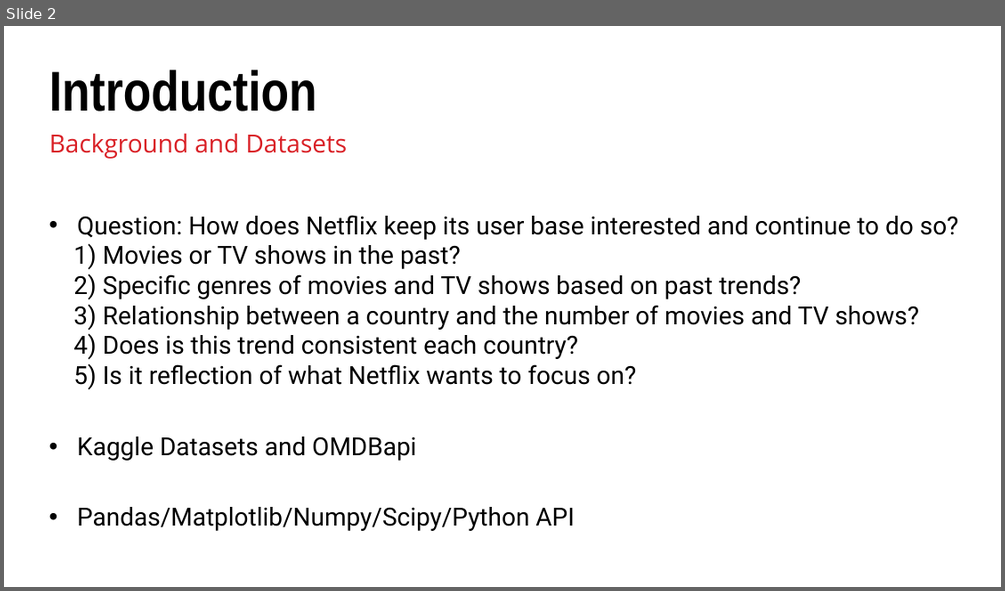
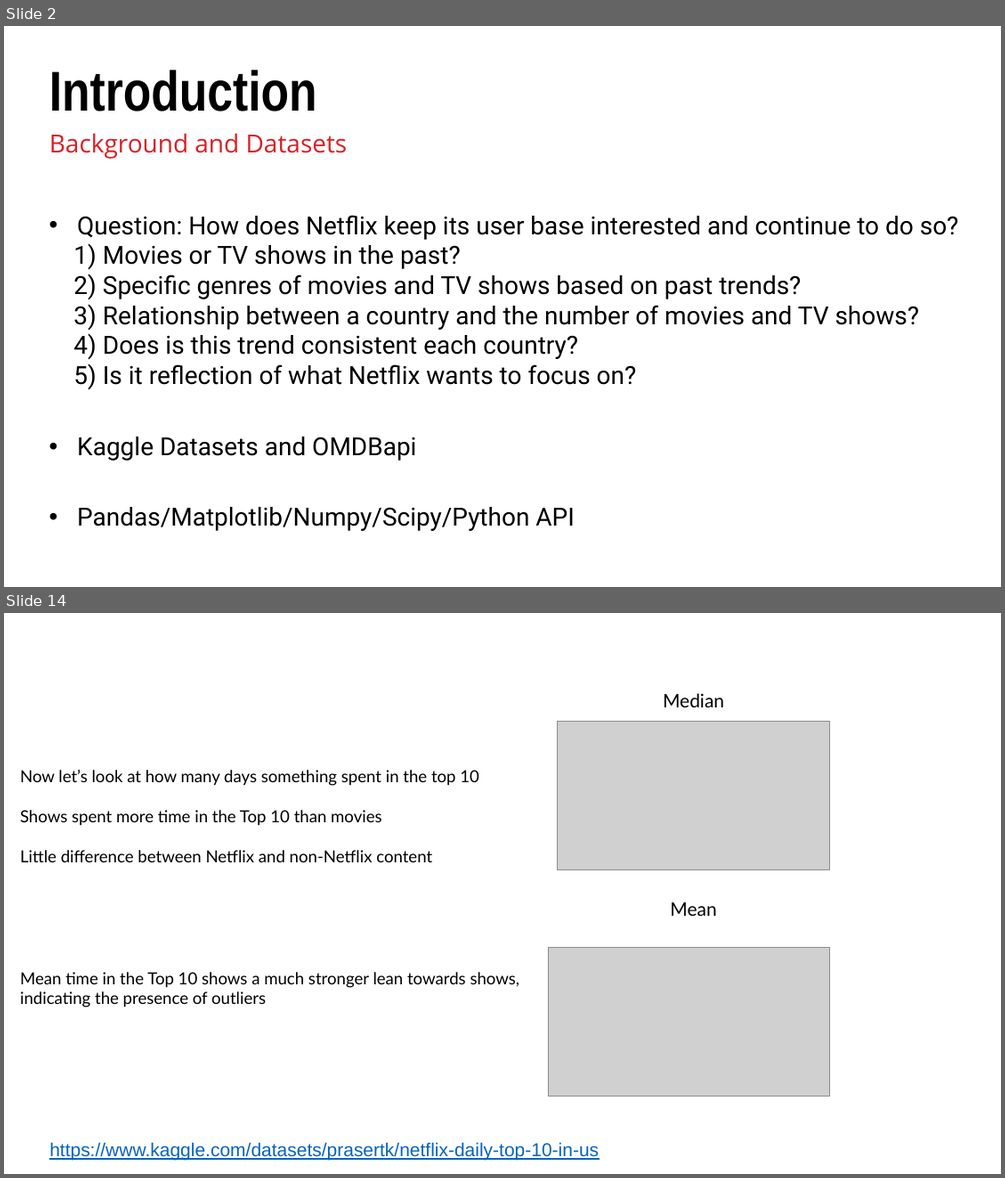
Before and after one commit to Costilrt/The-First-Project, a slide deck: TeamProjectPPT.pptx. Shown one above the other, each under a label of ours: slide 2 before the commit, slides 2 and 14 after it; the slides between them are not shown. The pictures are 1005x591 and 1005x1178 pixels, drawn with LibreOffice and Linux fonts; fonts in the diff are those of the drawing; grey boxes stand for pictures; background and template pictures are left out. Boxes give left, top, right and bottom in pixels: in the first picture for what was removed or moved away, otherwise in the second. Text is boxed around its words. In the diff, an @@ line names an element or a change of style, - is before the commit and + after.

```diff
--- a/TeamProjectPPT.pptx
+++ b/TeamProjectPPT.pptx
@@ slide 14 added at (4,613,1001,1174), background picture (left out) @@
@@ text added at (663,693,724,707), 18 pt, text #000000 @@
+Median
@@ picture added at (558,721,830,869) @@
@@ text added at (20,770,479,862), 16 pt, text #000000 @@
+Now let’s look at how many days something spent in the top 10
+Shows spent more time in the Top 10 than movies
+Little difference between Netflix and non-Netflix content
@@ text added at (670,902,716,916), 18 pt, text #000000 @@
+Mean
@@ picture added at (548,948,830,1096) @@
@@ text added at (20,972,520,1007), 16 pt, text #000000 @@
+Mean time in the Top 10 shows a much stronger lean towards shows, indicating the presence of outliers
@@ text added at (49,1142,599,1160), 18 pt, text #0563C1, underline @@
+https://www.kaggle.com/datasets/prasertk/netflix-daily-top-10-in-us
```
Also in this commit, not shown: 3 slides changed, 11 other slides added, 1 slide removed.
